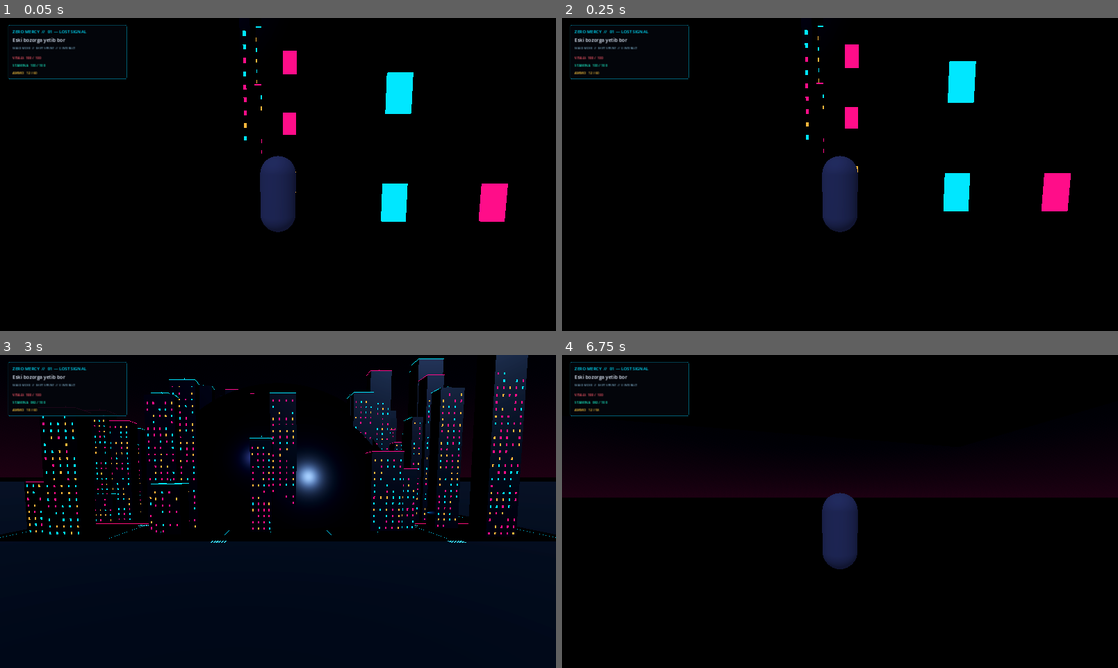
Above: before the commit, frames 1-4 (two rows, left to right).
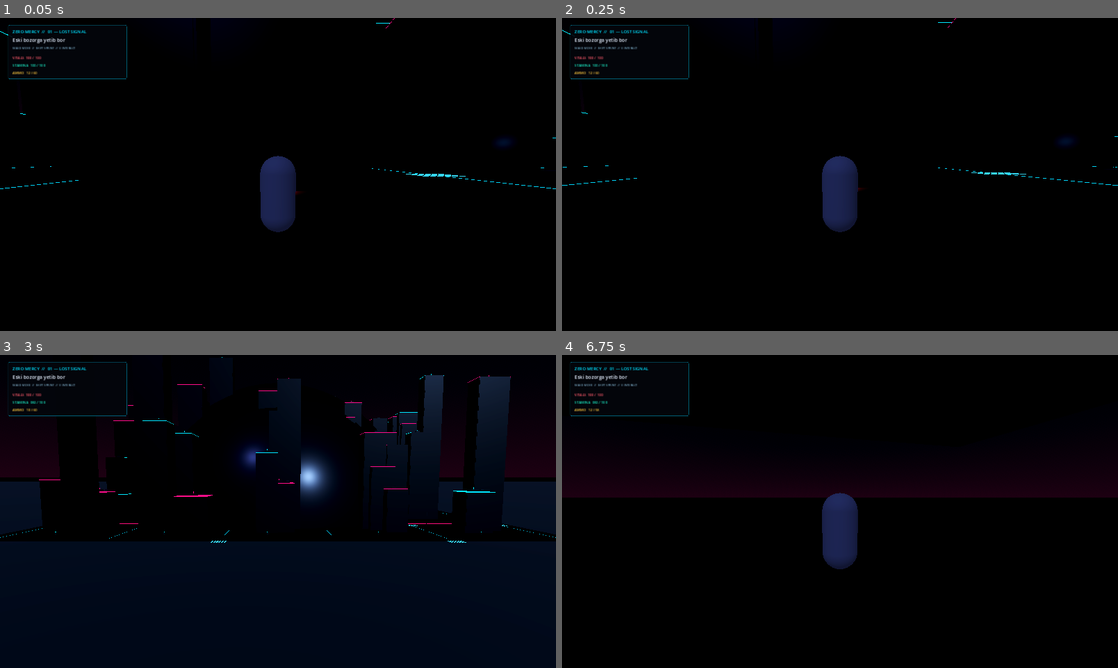
Above: after the commit, the same moments.

Repository: muharramoyxolmatova250-gif/ZERO-MERCY
Game: Godot game, scene res://scenes/main.tscn
Two runs of this game, one before a commit and one after it. Both use one fixed random seed, a clock stepped at 60 frames per second and the inputs below.
Inputs (mouse positions are in pixels of both pictures, inside the frame that each line leads up to):
- Up to frame 1 (0.05 s): no input
- Up to frame 2 (0.25 s): no input
- Up to frame 3 (3 s): tap Enter at 0.5, 2.75 s; move the mouse to (305, 511) at 0.52 s; hold W (move_forward) from 0.53 s (still down); tap E (interact) at 0.6, 1.35, 2.3 s; click (305, 511) at 0.67 s; tap Space (jump) at 0.77, 1.25, 1.52 s; move the mouse to (250, 511) at 1.27 s; move the mouse to (289, 505) at 2.02 s; hold Shift (sprint) 2.03-2.78 s; move the mouse to (272, 517) at 2.77 s; tap M at 2.85 s; click (272, 517) at 2.92 s
- Up to frame 4 (6.75 s): tap Space (jump) at 3.02, 3.5, 3.77, 4.52, 5, 6.02 s; tap E (interact) at 3.05, 3.8, 4.35, 5.1, 6.05 s; move the mouse to (878, 514) at 3.52 s; tap R at 3.6 s; tap Enter at 4.25 s; move the mouse to (795, 508) at 4.27 s; move the mouse to (845, 511) at 5.02 s; click (845, 511) at 5.17 s; move the mouse to (817, 505) at 5.77 s; release W (move_forward) at 5.78 s; hold D (move_right) 5.78-6.53 s; tap Shift (sprint) at 5.85 s; move the mouse to (867, 511) at 6.52 s; hold W (move_forward) from 6.53 s (still down); tap M at 6.6 s

The runs differ from the first frame. In frame 1, 2.4% of the frame differs, in the area x 0-100%, y 0-66%; in frame 2, 2.4%; in frame 3, 7.7%, in the area x 4-95%, y 0-58%; in frame 4, nothing differs.

Commit message:
Add traversable entrances and detailed cyberpunk building lobbies

Diff:
--- a/scripts/world/procedural_city.gd
+++ b/scripts/world/procedural_city.gd
@@ -59,13 +59,56 @@
 
 func _building(base: Vector3, size: Vector3) -> void:
 	var body_color: Color = mats[rng.randi_range(0, mats.size() - 1)].albedo_color
-	_box(base + Vector3(0, size.y * 0.5, 0), size, body_color, false, generate_collision)
+	# Keep the visual tower shell, but build collision as separate wall segments so the lobby entrance is traversable.
+	_box(base + Vector3(0, size.y * 0.5, 0), size, body_color, false, false)
+	if generate_collision:
+		_building_collision_shell(base, size)
+	_building_lobby(base, size, _window_materials[rng.randi_range(0, 1)].albedo_color)
 	var accent_index := rng.randi_range(0, 1)
 	var accent: Color = _window_materials[accent_index].albedo_color
 	_box(base + Vector3(0, size.y + 0.12, 0), Vector3(size.x + 0.4, 0.24, size.z + 0.4), accent, true, false)
 	_facade_windows_instanced(base, size, accent_index)
 	_ground_floor_frontage(base, size, accent)
 	_roof_detail(base, size, accent)
+
+
+func _building_collision_shell(base: Vector3, size: Vector3) -> void:
+	var wall := 0.45
+	var door_width := minf(2.2, size.x * 0.24)
+	var front_z := base.z - size.z * 0.5
+	# Left and right front wall segments leave a real doorway in the centre.
+	var side_width := maxf(0.5, (size.x - door_width) * 0.5)
+	_box(Vector3(base.x - (door_width + side_width) * 0.5, size.y * 0.5, front_z), Vector3(side_width, size.y, wall), Color.BLACK, false, true)
+	_box(Vector3(base.x + (door_width + side_width) * 0.5, size.y * 0.5, front_z), Vector3(side_width, size.y, wall), Color.BLACK, false, true)
+	_box(Vector3(base.x, size.y - 1.5, front_z), Vector3(door_width, 3.0, wall), Color.BLACK, false, true)
+	_box(Vector3(base.x, size.y * 0.5, base.z + size.z * 0.5), Vector3(size.x, size.y, wall), Color.BLACK, false, true)
+	_box(Vector3(base.x - size.x * 0.5, size.y * 0.5, base.z), Vector3(wall, size.y, size.z), Color.BLACK, false, true)
+	_box(Vector3(base.x + size.x * 0.5, size.y * 0.5, base.z), Vector3(wall, size.y, size.z), Color.BLACK, false, true)
+	_box(Vector3(base.x, -0.12, base.z), Vector3(size.x, 0.24, size.z), Color.BLACK, false, true)
+
+
+func _building_lobby(base: Vector3, size: Vector3, accent: Color) -> void:
+	var room_depth := minf(size.z * 0.72, 8.0)
+	var room_width := minf(size.x * 0.72, 9.0)
+	var lobby_center := Vector3(base.x, 0.0, base.z - size.z * 0.5 + room_depth * 0.5 + 0.55)
+	_box(lobby_center + Vector3(0.0, 0.035, 0.0), Vector3(room_width, 0.07, room_depth), Color(0.018, 0.035, 0.055), false, false)
+	_box(lobby_center + Vector3(0.0, 1.35, room_depth * 0.5 - 0.35), Vector3(room_width * 0.72, 2.5, 0.16), Color(0.025, 0.055, 0.085), false, false)
+	_box(lobby_center + Vector3(0.0, 1.55, room_depth * 0.5 - 0.23), Vector3(room_width * 0.58, 0.12, 0.12), accent, true, false)
+	# Reception counter, interactive-looking holographic directory and seating.
+	_box(lobby_center + Vector3(0.0, 0.62, -room_depth * 0.08), Vector3(room_width * 0.42, 1.15, 0.72), Color(0.025, 0.04, 0.07), false, false)
+	_box(lobby_center + Vector3(0.0, 1.25, -room_depth * 0.08), Vector3(room_width * 0.44, 0.08, 0.78), accent, true, false)
+	_box(lobby_center + Vector3(-room_width * 0.27, 1.45, room_depth * 0.12), Vector3(0.08, 1.6, 0.08), accent, true, false)
+	_box(lobby_center + Vector3(-room_width * 0.27, 2.15, room_depth * 0.12), Vector3(1.4, 0.8, 0.06), Color(0.0, 0.18, 0.25), true, false)
+	for seat_x in [-1.0, 1.0]:
+		_box(lobby_center + Vector3(seat_x * room_width * 0.27, 0.42, -room_depth * 0.25), Vector3(1.0, 0.35, 0.75), Color(0.04, 0.055, 0.08), false, false)
+	var lobby_light := OmniLight3D.new()
+	lobby_light.name = "LobbyNeonLight"
+	lobby_light.position = lobby_center + Vector3(0.0, 2.8, 0.0)
+	lobby_light.light_color = accent
+	lobby_light.light_energy = 1.1
+	lobby_light.omni_range = 10.0
+	lobby_light.shadow_enabled = false
+	add_child(lobby_light)
 
 func _facade_windows_instanced(base: Vector3, size: Vector3, accent_index: int) -> void:
 	var columns := maxi(2, int(size.x / 2.8))
